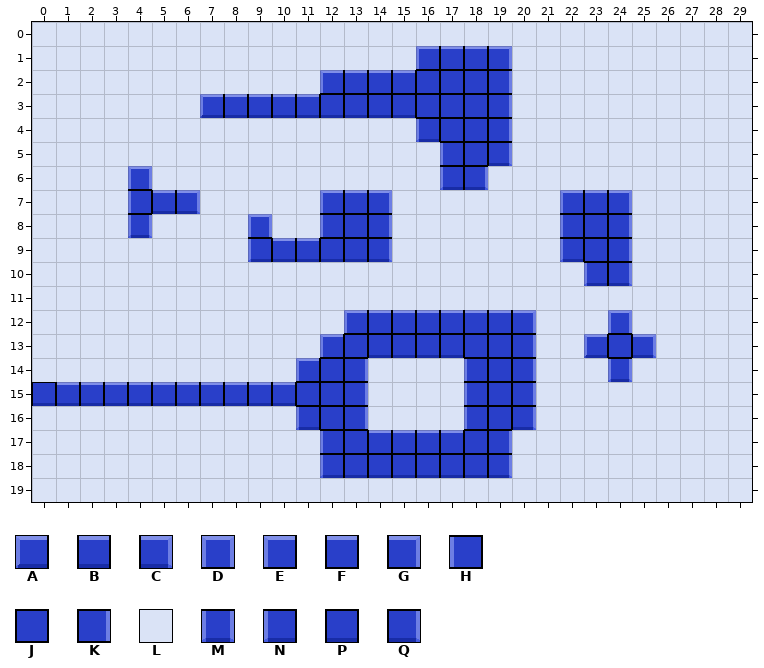
Tiled map: My project (5)/Assets/Tiled/firstmaptiles.tmx. That is the earlier state.
Cells are 32x32 px. Shown: x 0..29, y 0..19.
Key: from "blender": A 2, B 3, C 4, D 22, E 24, F 25, G 26, H 35, J 36, K 37, L 40, M 44, N 46, P 47, Q 48.
_ is an empty cell, # one hidden under a higher layer.
Layer "prototype" before, first column x 0:
 0 LLLLLLLLLLLLLLLLLLLLLLLLLLLLLL
 1 LLLLLLLLLLLLLLLL####LLLLLLLLLL
 2 LLLLLLLLLLLL########LLLLLLLLLL
 3 LLLLLLL#############LLLLLLLLLL
 4 LLLLLLLLLLLLLLLL####LLLLLLLLLL
 5 LLLLLLLLLLLLLLLLL###LLLLLLLLLL
 6 LLLL#LLLLLLLLLLLL##LLLLLLLLLLL
 7 LLLL###LLLLL###LLLLLLL###LLLLL
 8 LLLL#LLLL#LL###LLLLLLL###LLLLL
 9 LLLLLLLLL######LLLLLLL###LLLLL
10 LLLLLLLLLLLLLLLLLLLLLLL##LLLLL
11 LLLLLLLLLLLLLLLLLLLLLLLLLLLLLL
12 LLLLLLLLLLLLL########LLL#LLLLL
13 LLLLLLLLLLLL#########LL###LLLL
14 LLLLLLLLLLL###LLLL###LLL#LLLLL
15 ##############LLLL###LLLLLLLLL
16 LLLLLLLLLLL###LLLL###LLLLLLLLL
17 LLLLLLLLLLLL########LLLLLLLLLL
18 LLLLLLLLLLLL########LLLLLLLLLL
19 LLLLLLLLLLLLLLLLLLLLLLLLLLLLLL
Layer "terrain" before, first column x 0:
 0 ______________________________
 1 ________________EFFG__________
 2 ____________EFFFJJJK__________
 3 _______ABBBBPPPPJJJK__________
 4 ________________NJJK__________
 5 _________________HJQ__________
 6 ____D____________NQ___________
 7 ____HBC_____EFG_______EFG_____
 8 ____M____D__HJK_______HJK_____
 9 _________NBBPPQ_______NJK_____
10 _______________________NQ_____
11 ______________________________
12 _____________EFFFFFFG___D_____
13 ____________EJPPPPJJK__AJC____
14 ___________EJK____HJK___M_____
15 PBBBBBBBBBBJJK____HJK_________
16 ___________NJK____HJQ_________
17 ____________HJFFFFJK__________
18 ____________NPPPPPPQ__________
19 ______________________________
After the commit:
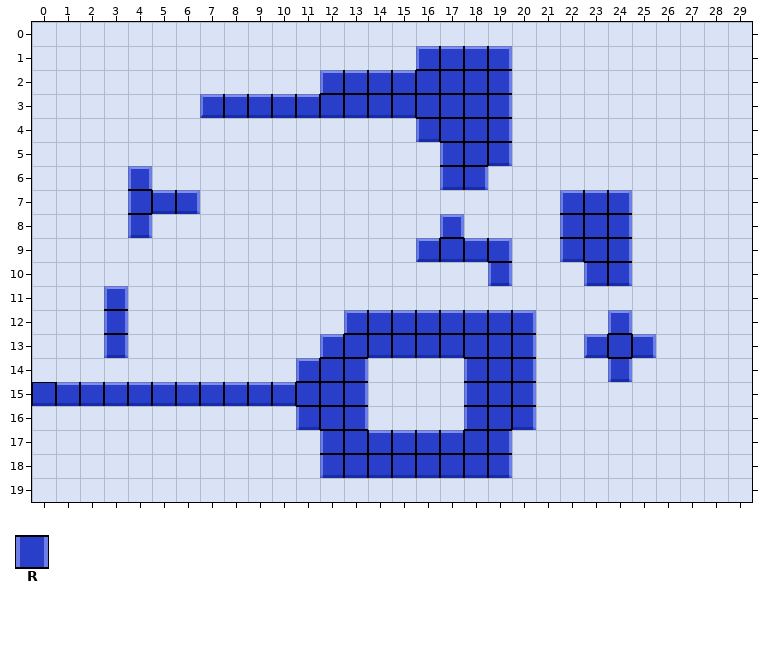
Further tiles: from "blender": R 33.
Change:
Changed rows in their new state; . is an unchanged cell.
Layer "prototype":
first column x 3:
 7 .........LLL.....
 8 ......L..LLL..#..
 9 ......LLLLLL.####
10 ................#
11 #................
12 #................
13 #................
Layer "terrain":
first column x 3:
 7 .........___.....
 8 ......_..___..D..
 9 ......______.APBG
10 ................M
11 D................
12 R................
13 M................
Boxes around the changes in both pictures, in picture pixels (x1, y1, x2, y2):
changed: (248, 190, 392, 262)
changed: (416, 214, 512, 286)
changed: (104, 286, 128, 358)
